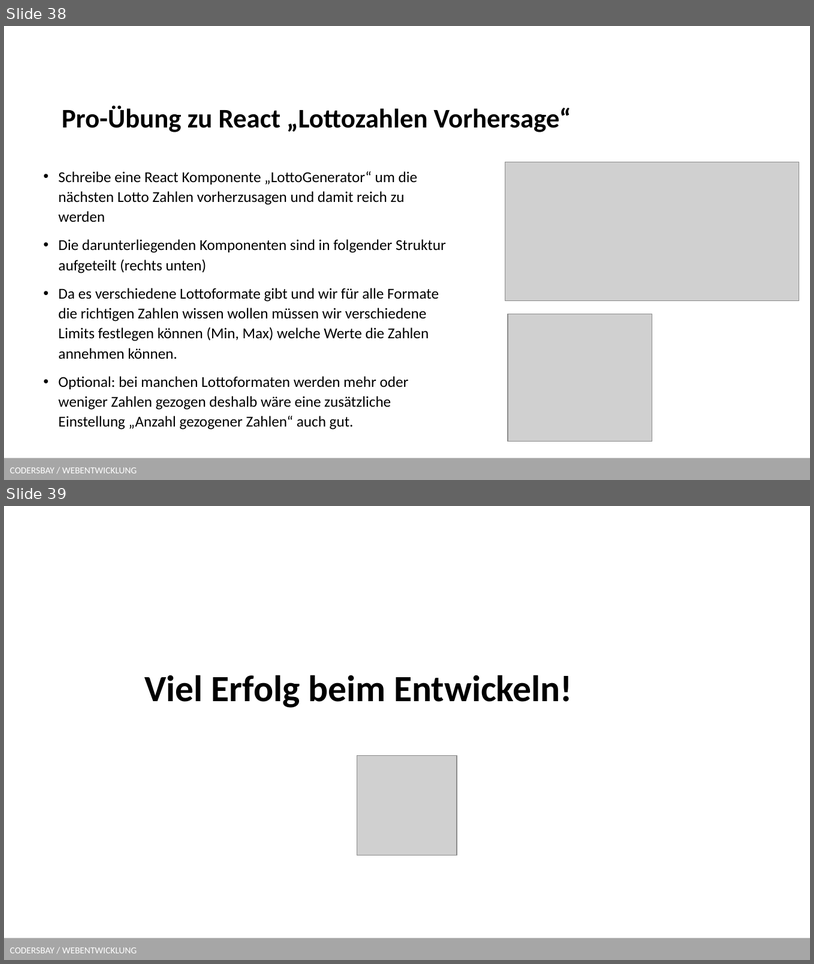
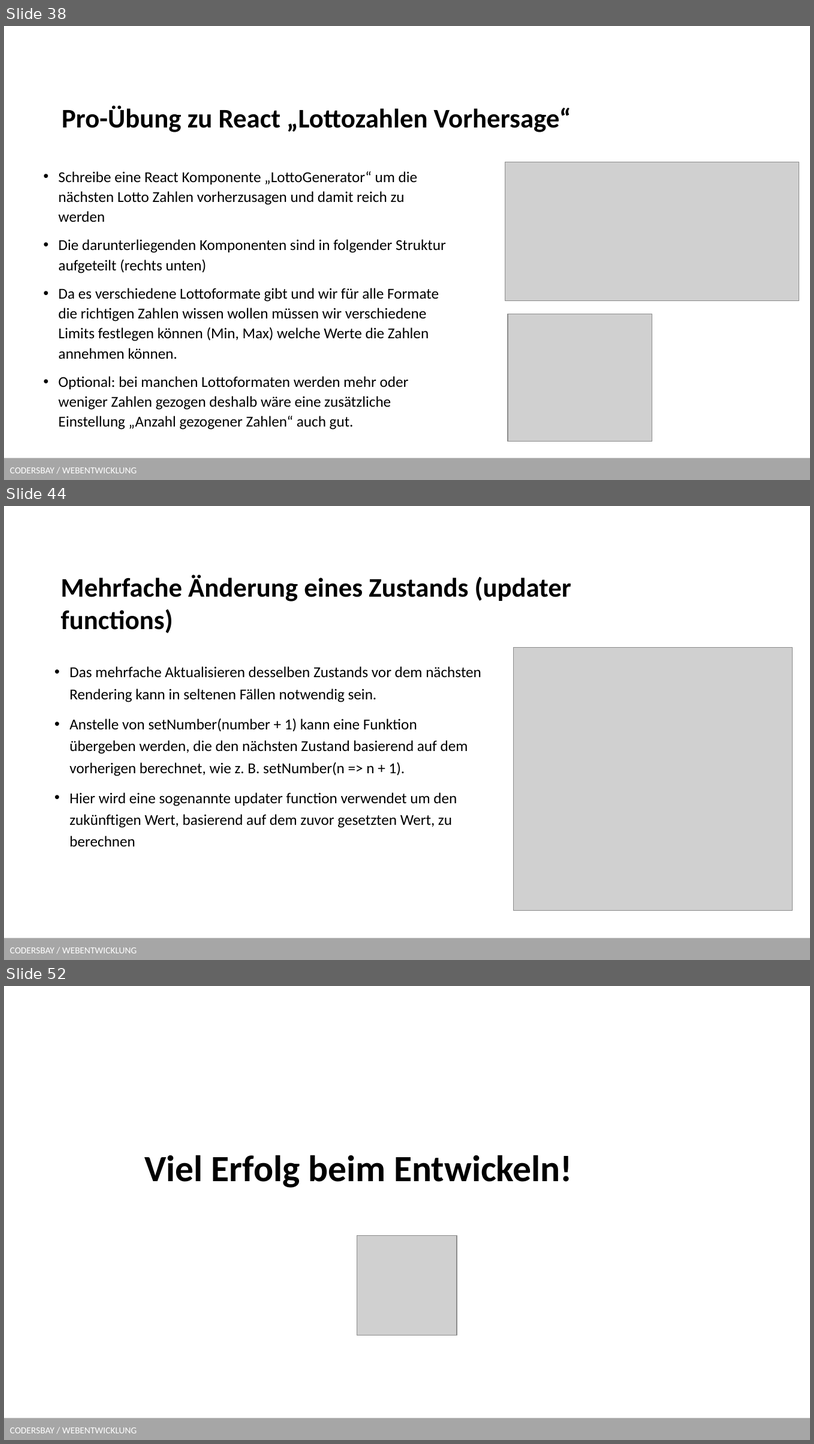
Before and after one commit to kodo89/Webentwicklung_23_24, a slide deck: 9. React/React.pptx. Shown one above the other, each under a label of ours: slides 38 and 39 before the commit, slides 38, 44 and 52 after it; the slides between them are not shown. The pictures are 814x964 and 814x1444 pixels, drawn with LibreOffice and Linux fonts; fonts in the diff are those of the drawing; grey boxes stand for pictures; background and template pictures are left out. Boxes give left, top, right and bottom in pixels: in the first picture for what was removed or moved away, otherwise in the second. Text is boxed around its words. In the diff, an @@ line names an element or a change of style, - is before the commit and + after.

```diff
--- a/9. React/React.pptx
+++ b/9. React/React.pptx
@@ slide 44 added at [4,506,810,960], background #FFFFFF; not listed: 1 template element that a slide beside it also shows @@
@@ title added at [61,574,572,633], 32 pt, text #000000, bold @@
+Mehrfache Änderung eines Zustands (updater functions)
@@ picture added at [514,648,793,910] @@
@@ text added at [69,666,482,846], 18 pt, text #000000 @@
+• Das mehrfache Aktualisieren desselben Zustands vor dem nächsten Rendering kann in seltenen Fällen notwendig sein.
+• Anstelle von setNumber(number + 1) kann eine Funktion übergeben werden, die den nächsten Zustand basierend auf dem vorherigen berechnet, wie z. B. setNumber(n => n + 1).
+• Hier wird eine sogenannte updater function verwendet um den zukünftigen Wert, basierend auf dem zuvor gesetzten Wert, zu berechnen
@@ what was slide 39 is now slide 52 @@
```
Also in this commit, not shown: 2 slides changed, 12 other slides added.
